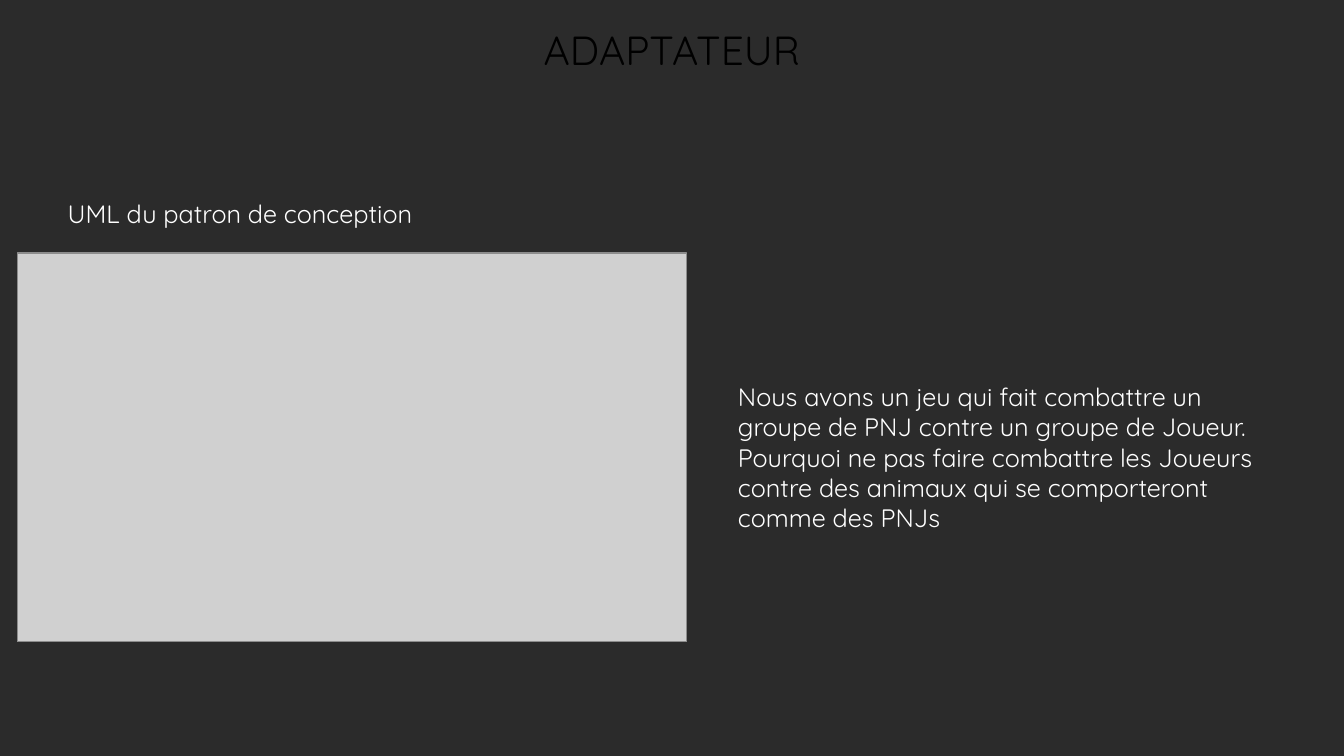
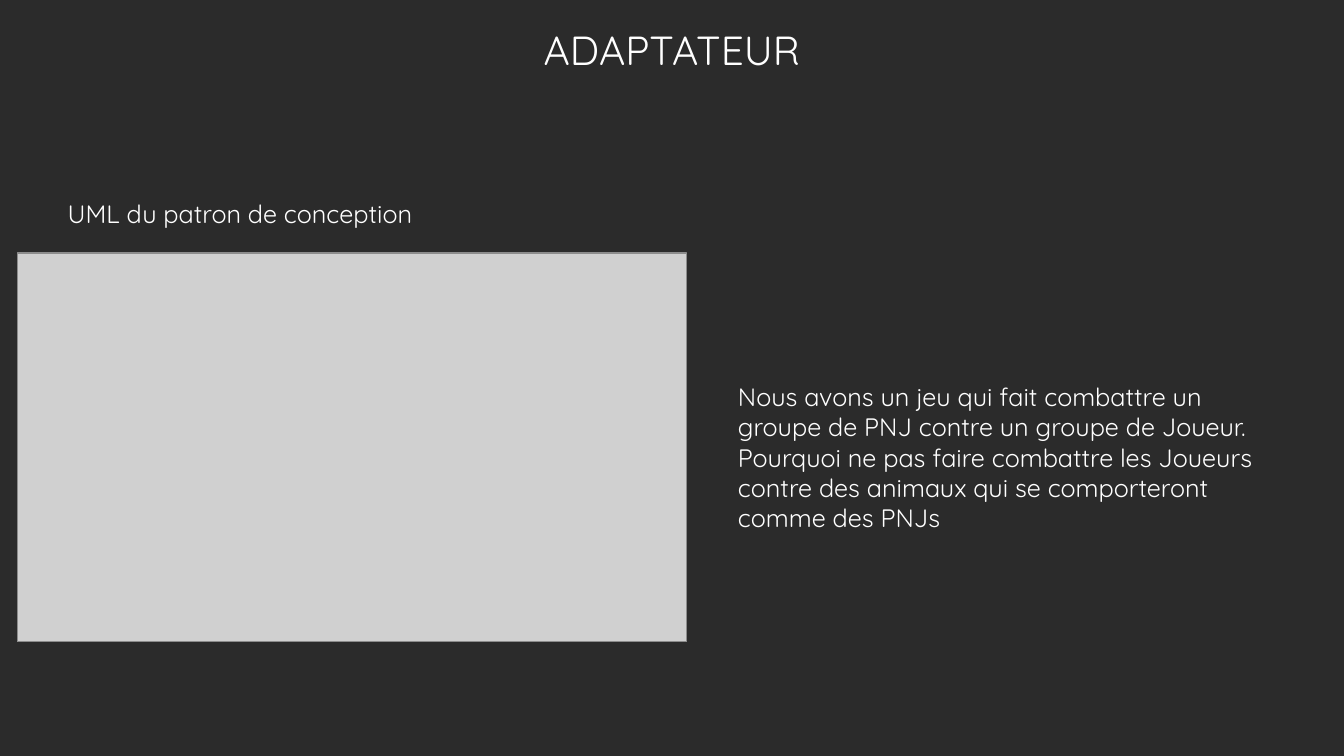
Before and after one commit to Waesz/Fight_Pattern-, a slide deck: slide 15 of Patron de conception.odp. Drawn at 1344x756 pixels with LibreOffice and Linux fonts; fonts in the diff are those of the drawing; grey boxes stand for pictures; background and template pictures are left out; a plain dark background stands for a picture behind light text. Boxes give left, top, right and bottom in pixels: in the first picture for what was removed or moved away, otherwise in the second. Text is boxed around its words. In the diff, an @@ line names an element or a change of style, - is before the commit and + after.

```diff
--- a/Patron de conception.odp
+++ b/Patron de conception.odp
@@ title "ADAPTATEUR" at (544, 36, 800, 66): text colour #000000 to #FFFFFF @@
```
Also in this commit, not shown: 15 other slides changed, 1 slide added, 11 other files.
